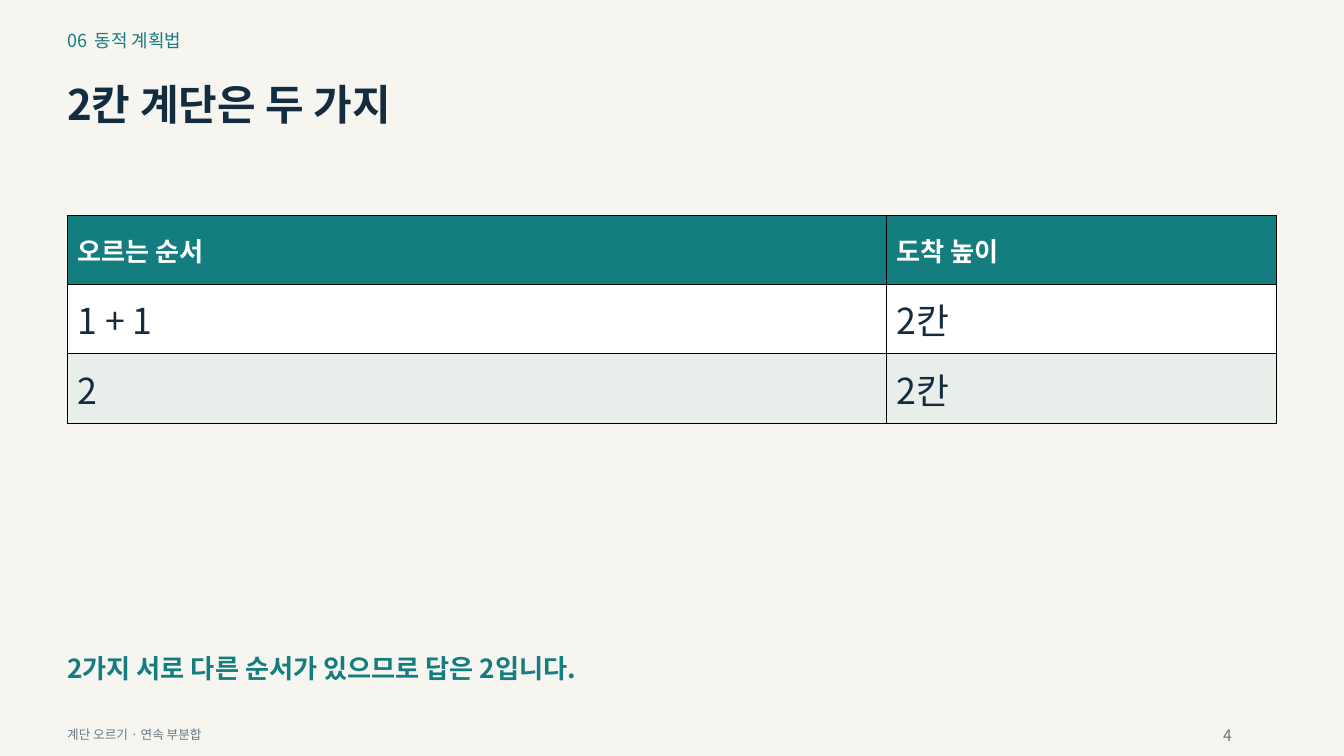
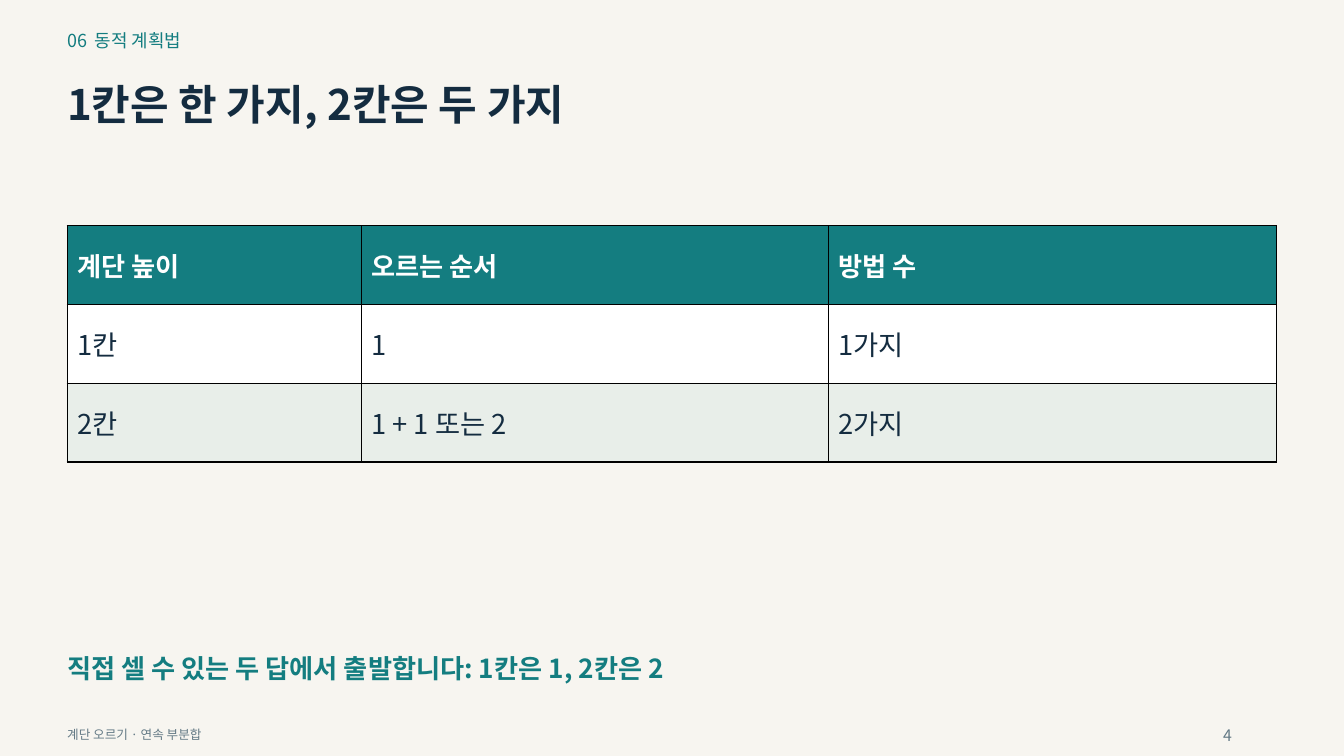
Before and after one commit to Sangdon-Park/Sangdon-Park.github.io, a slide deck: slide 4 of data/알고리즘/6장_동적_계획법.pptx. Drawn at 1344x756 pixels with LibreOffice and Linux fonts; fonts in the diff are those of the drawing. Boxes give left, top, right and bottom in pixels: in the first picture for what was removed or moved away, otherwise in the second. Text is boxed around its words. In the diff, an @@ line names an element or a change of style, - is before the commit and + after.

```diff
--- a/data/알고리즘/6장_동적_계획법.pptx
+++ b/data/알고리즘/6장_동적_계획법.pptx
@@ text at box(67, 84, 564, 129): text changed @@
-2칸 계단은 두 가지
+1칸은 한 가지, 2칸은 두 가지
@@ table at box(68, 226, 1278, 462) @@
-column 1: 오르는 순서 | 1 + 1 | 2
-column 2: 도착 높이 | 2칸 | 2칸
+column 1: 계단 높이 | 1칸 | 2칸
+column 2: 오르는 순서 | 1 | 1 + 1 또는 2
+column 3: 방법 수 | 1가지 | 2가지
@@ table: place and size @@
-table at box(68, 216, 1277, 423)
+table at box(68, 226, 1278, 462)
@@ text at box(67, 656, 663, 684): text changed @@
-2가지 서로 다른 순서가 있으므로 답은 2입니다.
+직접 셀 수 있는 두 답에서 출발합니다: 1칸은 1, 2칸은 2
```
Also in this commit, not shown: 24 other slides changed, 19 other files.
